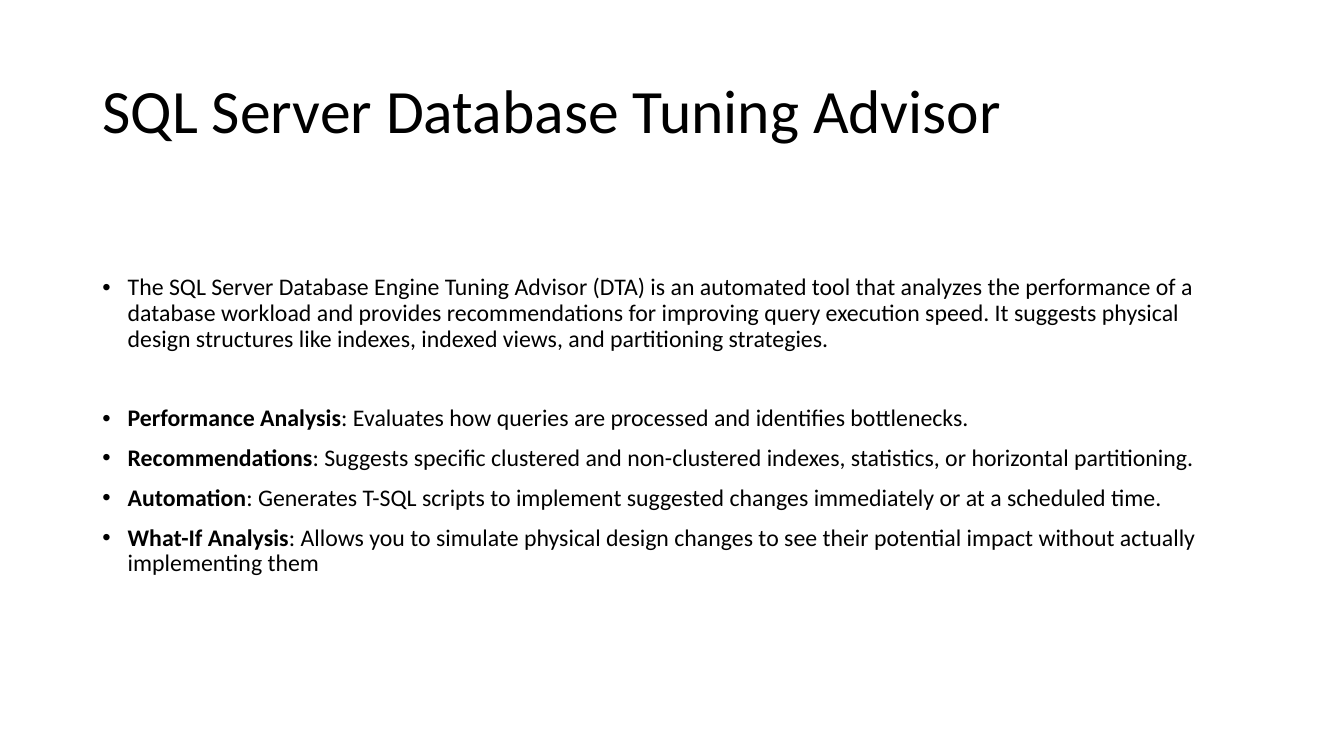
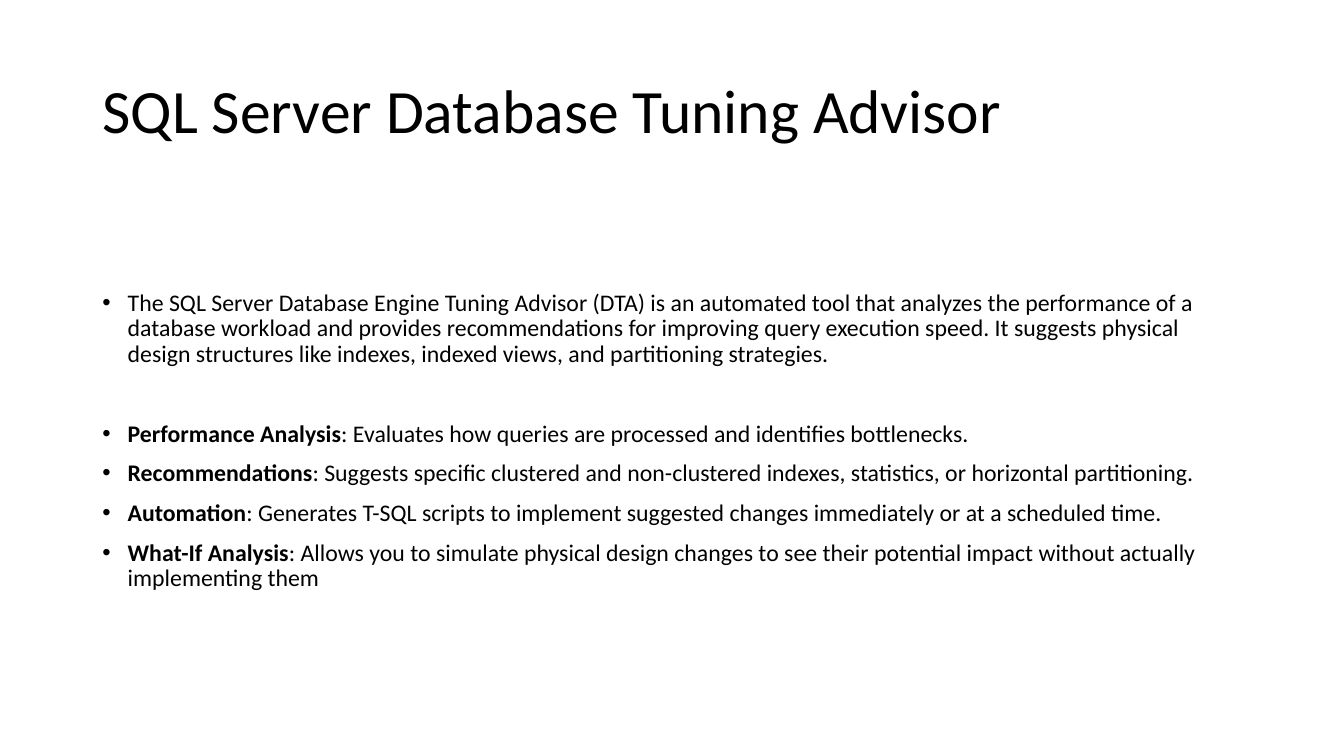
Before and after one commit to imcuteani/SQL_Server_Azure_Data_Engineering, a slide deck: slide 8 of Decks/day-7/SQL Server Administration & Azure Data Engineering-day-7.pptx. Drawn at 1344x756 pixels with LibreOffice and Linux fonts; fonts in the diff are those of the drawing. Boxes give left, top, right and bottom in pixels: in the first picture for what was removed or moved away, otherwise in the second. Text is boxed around its words. In the diff, an @@ line names an element or a change of style, - is before the commit and + after.

```diff
--- a/Decks/day-7/SQL Server Administration & Azure Data Engineering-day-7.pptx
+++ b/Decks/day-7/SQL Server Administration & Azure Data Engineering-day-7.pptx
@@ text "The SQL Server Database Engine ...": place and size @@
-text "The SQL Server Database Engine ..." at [128, 277, 1195, 575]
+text "The SQL Server Database Engine ..." at [128, 293, 1195, 590]
```
Also in this commit, not shown: 1 other file.
